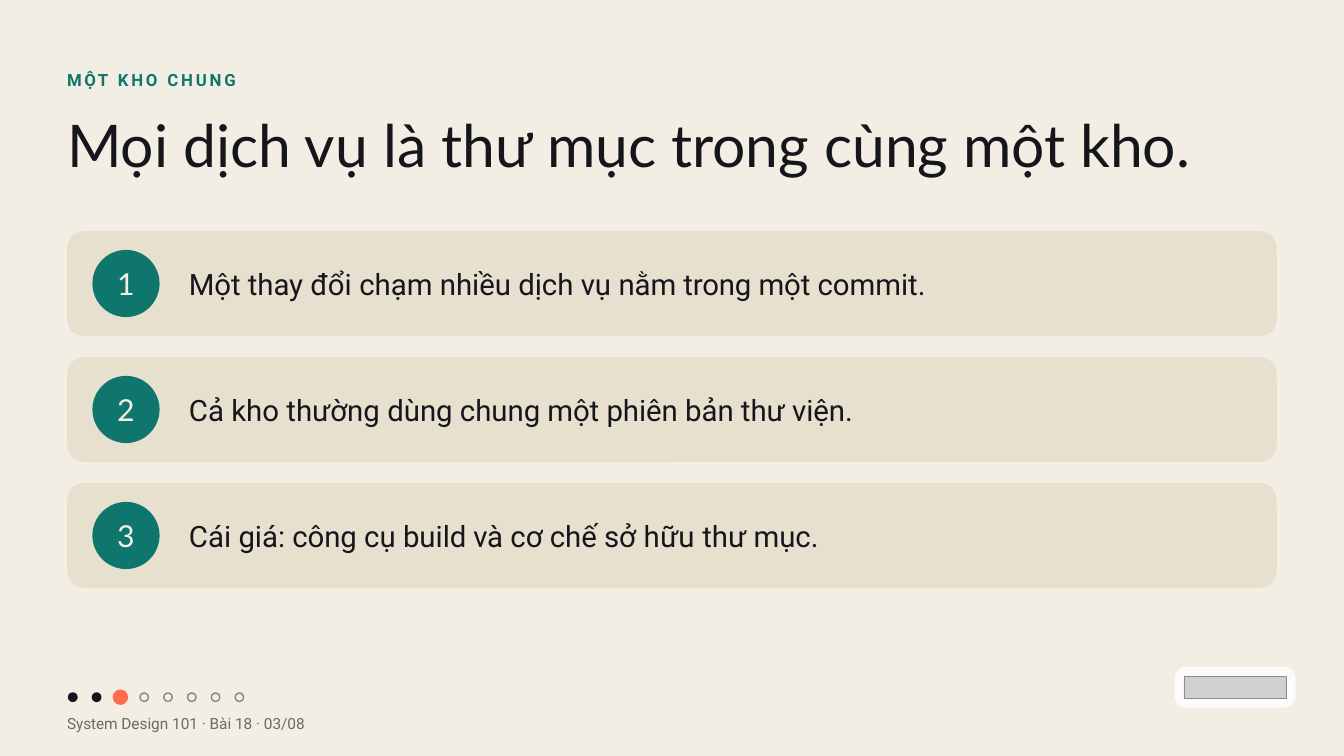
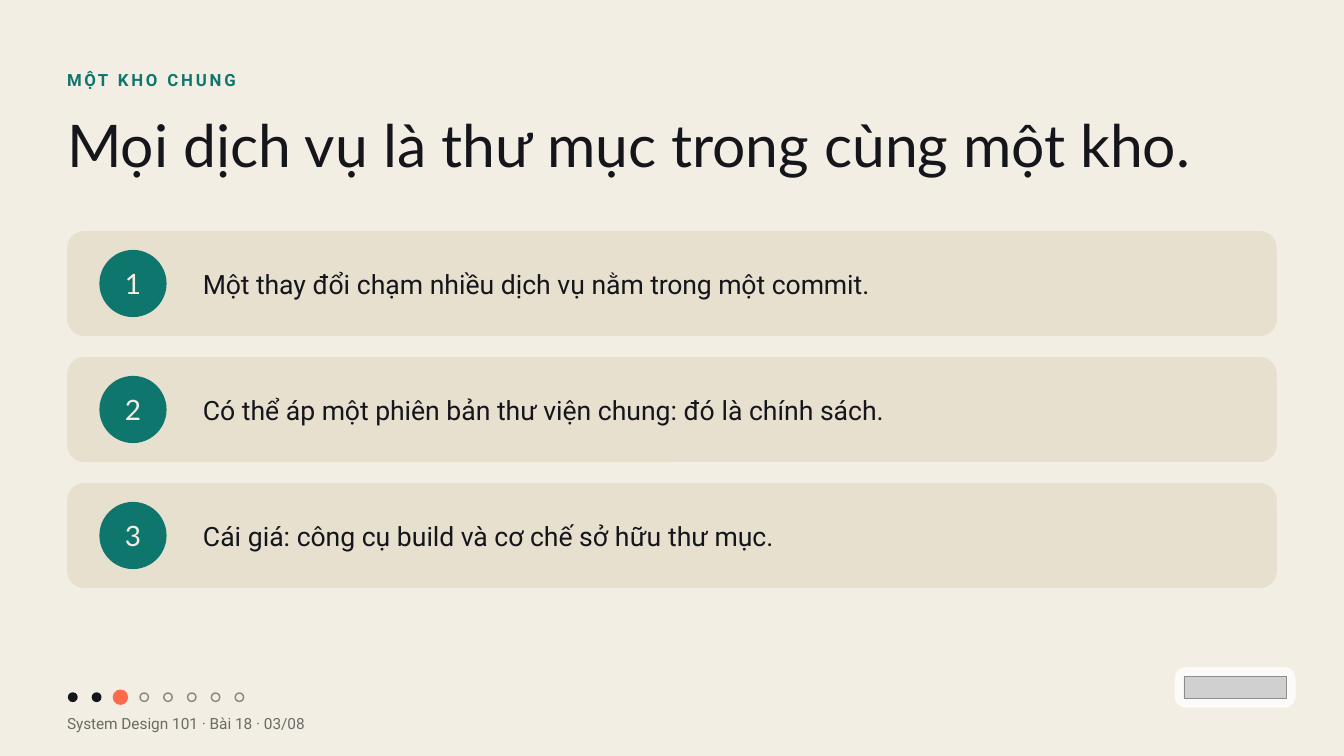
Before and after one commit to vohoailinh90/tool-marketing-studio, a slide deck: slide 3 of system-design-101/vi/lessons/sd-11-018/slides/sd-11-018.pptx. Drawn at 1344x756 pixels with LibreOffice and Linux fonts; fonts in the diff are those of the drawing; grey boxes stand for pictures. Boxes give left, top, right and bottom in pixels: in the first picture for what was removed or moved away, otherwise in the second. Text is boxed around its words. In the diff, an @@ line names an element or a change of style, - is before the commit and + after.

```diff
--- a/system-design-101/vi/lessons/sd-11-018/slides/sd-11-018.pptx
+++ b/system-design-101/vi/lessons/sd-11-018/slides/sd-11-018.pptx
@@ text "Một thay đổi chạm nhiều ..." moved from (x1=189, y1=270, x2=926, y2=302) to (x1=203, y1=271, x2=870, y2=300) @@
@@ text "Một thay đổi chạm nhiều ..." at (x1=203, y1=271, x2=870, y2=300): size 31.5 to 28.5 pt @@
@@ ellipse "1" at (x1=99, y1=250, x2=167, y2=317): size 32.4 to 30 pt, letter spacing 0 to 0.1 pt @@
@@ ellipse "2" at (x1=99, y1=376, x2=167, y2=443): size 32.4 to 30 pt @@
@@ text at (x1=203, y1=397, x2=884, y2=426): text changed; size 31.5 to 28.5 pt @@
-Cả kho thường dùng chung một phiên bản thư viện.
+Có thể áp một phiên bản thư viện chung: đó là chính sách.
@@ 3 ellipses moved together from (x1=93, y1=250, x2=160, y2=569) to (x1=99, y1=250, x2=167, y2=569) @@
@@ ellipse "3" at (x1=99, y1=502, x2=167, y2=569): size 32.4 to 30 pt, letter spacing 0 to -0.1 pt @@
@@ text "Cái giá: công cụ build ..." moved from (x1=189, y1=523, x2=819, y2=553) to (x1=203, y1=524, x2=774, y2=552) @@
@@ text "Cái giá: công cụ build ..." at (x1=203, y1=524, x2=774, y2=552): size 31.5 to 28.5 pt; letter spacing 0 to 0.1 pt in "Cái"; letter spacing -0.1 to 0 pt in "sở" @@
```
Also in this commit, not shown: 3 other files.
